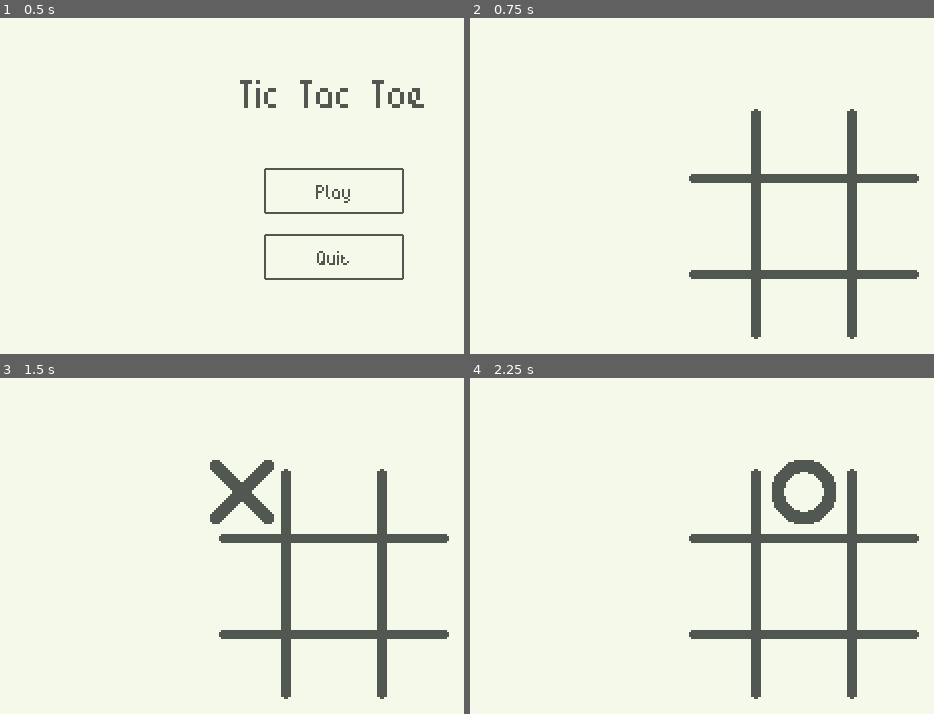
Above: before the commit, frames 1-4 (two rows, left to right).
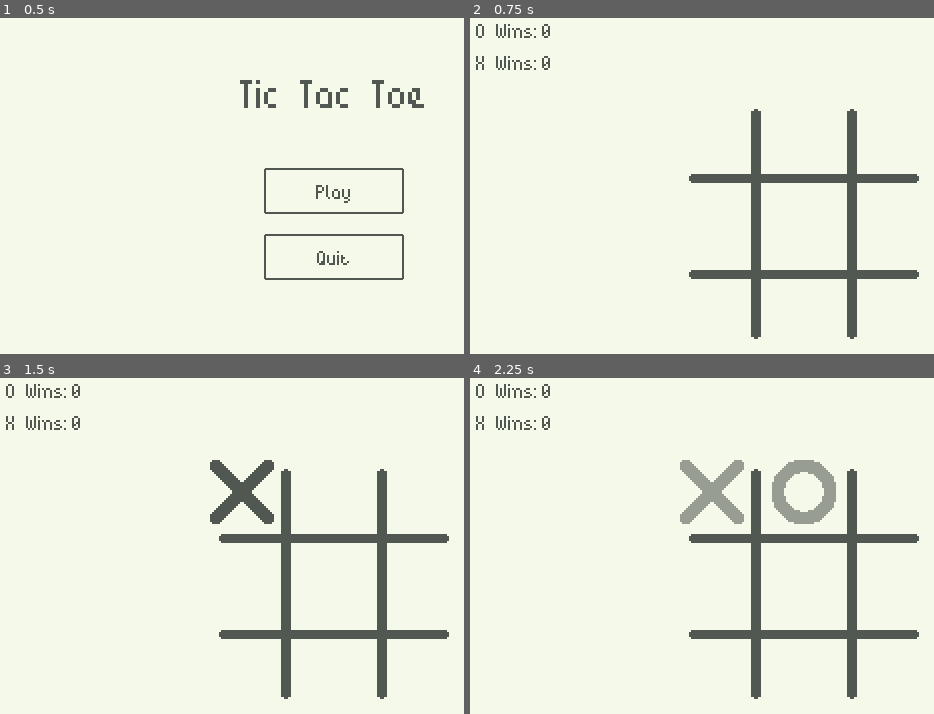
Above: after the commit, the same moments.

Repository: cnnranderson/godot-tic-tac-toe
Game: Godot game, scene res://scenes/main/MainScene.tscn
Same seed, same stepped clock (60 frames per second), same inputs: the game is played once before the commit and once after it.
Inputs (mouse positions are in pixels of both pictures, inside the frame that each line leads up to):
- Up to frame 1 (0.5 s): no input
- Up to frame 2 (0.75 s): click "Play" at 0.5 s
- Up to frame 3 (1.5 s): tap Enter at 1.25 s; move the mouse to (241, 492) at 1.27 s; click (241, 492) at 1.42 s
- Up to frame 4 (2.25 s): tap R (reset_game) at 2 s; move the mouse to (804, 492) at 2.02 s; click (804, 492) at 2.17 s

Frame 1 is identical in both runs. In frame 2, 0.4% of the frame differs, in the area x 1-18%, y 1-16%; in frame 3, 0.4%; in frame 4, 3.0%, in the area x 1-79%, y 1-44%.

Commit message:
Add win counters

Diff:
--- a/entities/grid/GridTile.gd
+++ b/entities/grid/GridTile.gd
@@ -6,13 +6,17 @@
 export(Vector2) var coord = Vector2()
 export(String) var tile = ""
 
+var resetting = false
+
 func _ready():
 	_init_tile()
 	Events.connect("game_reset", self, "_Event_game_reset")
 
 func _init_tile():
 	$Sprite.visible = false
+	self.modulate.a = 1.0
 	tile = ""
+	resetting = false
 
 func set_tile(tile_type):
 	# Short circuit if tile is already taken
@@ -34,4 +38,13 @@
 			set_tile(GameState.current_player)
 
 func _Event_game_reset():
+	if resetting:
+		return
+
+	resetting = true
+	$Tween.interpolate_property(self, "modulate:a", 1.0, 0, 0.5, Tween.TRANS_LINEAR, Tween.EASE_OUT)
+	$Tween.start()
+	$Timers/ResetTimer.start()
+
+func _on_ResetTimer_timeout():
 	_init_tile()
--- a/entities/grid/GridTile.tscn
+++ b/entities/grid/GridTile.tscn
@@ -15,4 +15,12 @@
 [node name="Sprite" type="Sprite" parent="."]
 texture = ExtResource( 2 )
 
+[node name="Tween" type="Tween" parent="."]
+
+[node name="Timers" type="CanvasLayer" parent="."]
+
+[node name="ResetTimer" type="Timer" parent="Timers"]
+one_shot = true
+
 [connection signal="input_event" from="." to="." method="_on_Tile_input_event"]
+[connection signal="timeout" from="Timers/ResetTimer" to="." method="_on_ResetTimer_timeout"]
--- a/scenes/game/GameScene.gd
+++ b/scenes/game/GameScene.gd
@@ -16,3 +16,6 @@
 	$Hud/WinLabel.visible = true
 	$Hud/WinnerLabel.text = "%s WINS" % winner.capitalize()
 	$Hud/WinnerLabel.visible = true
+	match winner:
+		"o": $Hud/WinCounts/O/Wins.text = str(int($Hud/WinCounts/O/Wins.text) + 1)
+		"x": $Hud/WinCounts/X/Wins.text = str(int($Hud/WinCounts/X/Wins.text) + 1)
--- a/scenes/game/GameScene.tscn
+++ b/scenes/game/GameScene.tscn
@@ -1,8 +1,9 @@
-[gd_scene load_steps=6 format=2]
+[gd_scene load_steps=7 format=2]
 
 [ext_resource path="res://entities/grid/GameGrid.tscn" type="PackedScene" id=1]
 [ext_resource path="res://scenes/game/GameScene.gd" type="Script" id=2]
 [ext_resource path="res://fonts/BitPotionExt.ttf" type="DynamicFontData" id=3]
+[ext_resource path="res://ui/base_theme.tres" type="Theme" id=4]
 
 [sub_resource type="DynamicFont" id=1]
 size = 64
@@ -59,6 +60,54 @@
 "_edit_use_anchors_": false
 }
 
+[node name="WinCounts" type="VBoxContainer" parent="Hud"]
+anchor_bottom = 1.0
+margin_left = 32.0
+margin_top = 32.0
+margin_bottom = 32.0
+theme = ExtResource( 4 )
+__meta__ = {
+"_edit_use_anchors_": false
+}
+
+[node name="O" type="HBoxContainer" parent="Hud/WinCounts"]
+margin_right = 76.0
+margin_bottom = 28.0
+
+[node name="OLabel" type="Label" parent="Hud/WinCounts/O"]
+margin_right = 62.0
+margin_bottom = 28.0
+custom_colors/font_color = Color( 0.317647, 0.341176, 0.317647, 1 )
+text = "O Wins:"
+__meta__ = {
+"_edit_use_anchors_": false
+}
+
+[node name="Wins" type="Label" parent="Hud/WinCounts/O"]
+margin_left = 66.0
+margin_right = 76.0
+margin_bottom = 28.0
+custom_colors/font_color = Color( 0.317647, 0.341176, 0.317647, 1 )
+text = "0"
+
+[node name="X" type="HBoxContainer" parent="Hud/WinCounts"]
+margin_top = 32.0
+margin_right = 76.0
+margin_bottom = 60.0
+
+[node name="XLabel" type="Label" parent="Hud/WinCounts/X"]
+margin_right = 62.0
+margin_bottom = 28.0
+custom_colors/font_color = Color( 0.317647, 0.341176, 0.317647, 1 )
+text = "X Wins:"
+
+[node name="Wins" type="Label" parent="Hud/WinCounts/X"]
+margin_left = 66.0
+margin_right = 76.0
+margin_bottom = 28.0
+custom_colors/font_color = Color( 0.317647, 0.341176, 0.317647, 1 )
+text = "0"
+
 [node name="Timers" type="CanvasLayer" parent="."]
 
 [node name="RandomPlayerTimer" type="Timer" parent="Timers"]
--- a/ui/TweenButton.gd
+++ b/ui/TweenButton.gd
@@ -9,10 +9,14 @@
 
 func _on_Button_mouse_entered():
 	_tween_style(get_stylebox("normal", "Button"), "border_width_left", 2, 8)
+	_tween_style(get_stylebox("normal", "Button"), "border_width_right", 2, 8)
 	_tween_style(get_stylebox("hover", "Button"), "border_width_left", 2, 8)
+	_tween_style(get_stylebox("hover", "Button"), "border_width_right", 2, 8)
 	$Tween.start()
 
 func _on_Button_mouse_exited():
 	_tween_style(get_stylebox("normal", "Button"), "border_width_left", 8, 2)
+	_tween_style(get_stylebox("normal", "Button"), "border_width_right", 8, 2)
 	_tween_style(get_stylebox("hover", "Button"), "border_width_left", 8, 2)
+	_tween_style(get_stylebox("hover", "Button"), "border_width_right", 8, 2)
 	$Tween.start()
Not shown, changed: images/o.png.import
Not shown, changed: images/x.png.import
